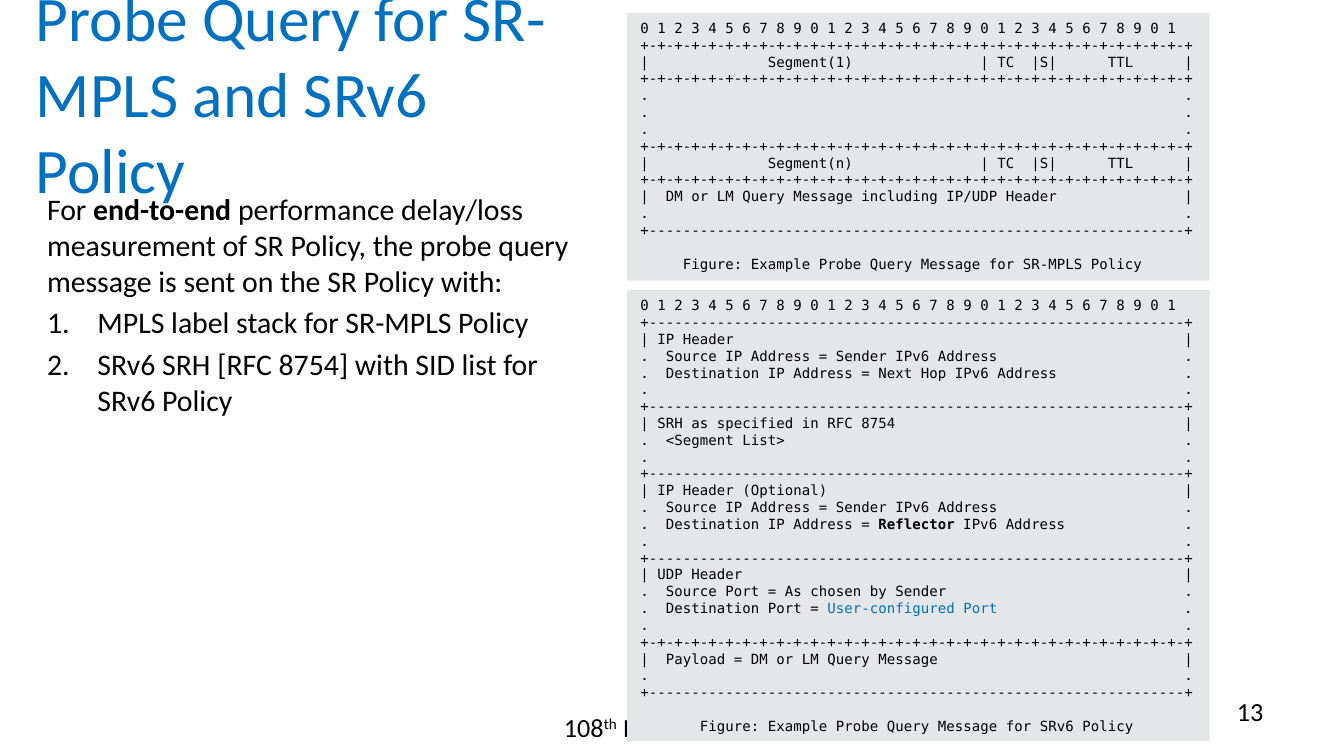
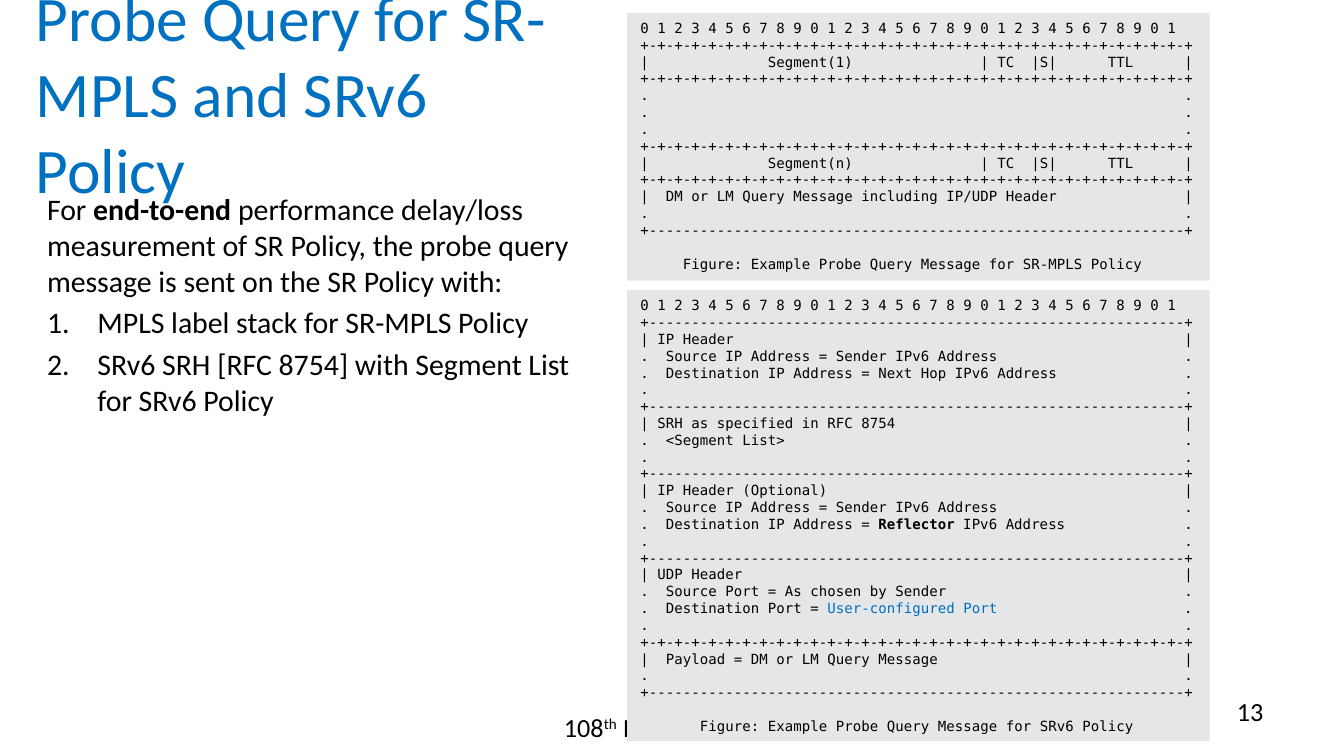
Before and after one commit to rakgandhi/ietf-slides, a slide deck: slide 13 of draft-gandhi-spring-twamp-srpm-09.pptx. Drawn at 1344x756 pixels with LibreOffice and Linux fonts; fonts in the diff are those of the drawing. Boxes give left, top, right and bottom in pixels: in the first picture for what was removed or moved away, otherwise in the second. Text is boxed around its words. In the diff, an @@ line names an element or a change of style, - is before the commit and + after.

```diff
--- a/draft-gandhi-spring-twamp-srpm-09.pptx
+++ b/draft-gandhi-spring-twamp-srpm-09.pptx
@@ text at [97,353,569,416]: text changed @@
-2. SRv6 SRH [RFC 8754] with SID list for SRv6 Policy
+2. SRv6 SRH [RFC 8754] with Segment List for SRv6 Policy
```
Also in this commit, not shown: 2 other slides changed, 3 other files.
